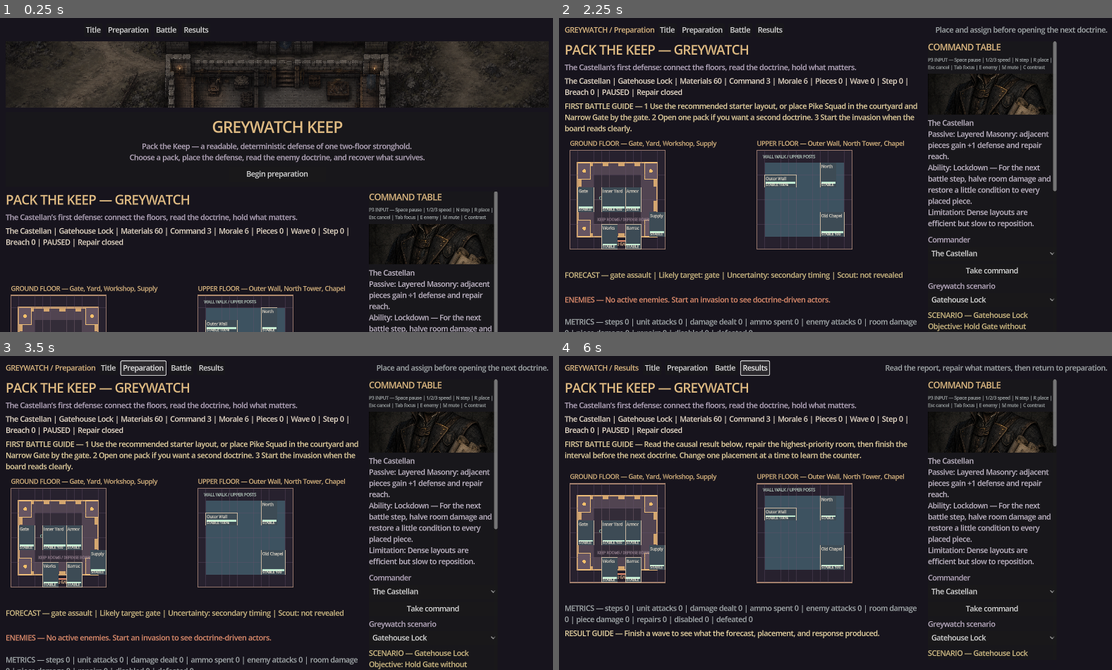
Above: before the commit, frames 1-4 (two rows, left to right).
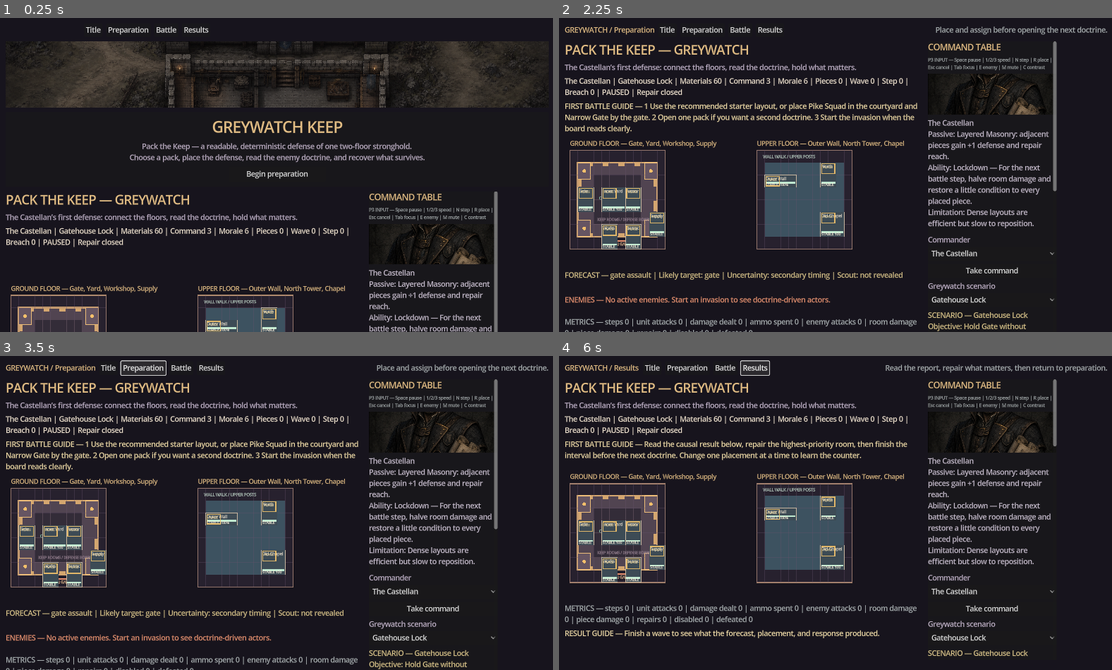
Above: after the commit, the same moments.

Repository: raphaelroshan/pack-the-keep
Game: Godot game, scene res://scenes/Main.tscn
The game is run twice, just before and just after one commit, with the same random seed, the same clock (stepped at 60 frames per second) and the same inputs.
Inputs:
- Up to frame 1 (0.25 s): no input
- Up to frame 2 (2.25 s): click "Begin preparation" at 0.5 s; click "Title" at 1.25 s; click "Begin preparation" at 2 s
- Up to frame 3 (3.5 s): click "Preparation" at 2.75 s
- Up to frame 4 (6 s): click "Battle" at 3.5 s; click "Title" at 4.25 s; click "Preparation" at 5 s; click "Results" at 5.75 s

The runs differ from the first frame. In frame 1, less than 0.1% of the frame differs, in the area x 37-50%, y 92-100%; in frame 2, 0.3%; in frame 3, 0.3%; in frame 4, 0.3%, in the area x 3-50%, y 44-68%.

Commit message:
feat: add readable fort placement boxes

Diff:
--- a/content/content_manifest.json
+++ b/content/content_manifest.json
@@ -1,7 +1,7 @@
 {
   "schema_version": 1,
   "game_id": "pack-the-keep",
-  "content_version": "0.8.2",
+  "content_version": "0.8.3",
   "campaign": {
     "title": "The Bell at Dusk",
     "premise": "A small keep is granted one season to become a refuge before a coalition of raiders, sappers, climbers, and siege beasts tests every defensive doctrine at once.",
--- a/content/gameplay_framework.json
+++ b/content/gameplay_framework.json
@@ -57,6 +57,13 @@
     "recommended_layout": "fixed_explainable_starter_placements_through_authoritative_place_piece_api",
     "combat_readability": ["newest_first_event_feed", "causal_result_metrics", "outcome_interpretation"],
     "determinism_rule": "guidance_event_feed_and_result_explanation_read_state_without_mutating_authoritative_outcomes"
+  },
+  "v083_placement_boxes": {
+    "status": "implemented",
+    "room_and_wall_slots": "each_authoritative_room_exposes_a_low_contrast_grid_aligned_recommended_box",
+    "placement_rule": "existing_floor_footprint_overlap_material_and_assignment_validation_remains_authoritative",
+    "combat_visibility": "boxes_remain_visible_without_replacing_enemy_target_health_ammo_or_breach_overlays",
+    "determinism_rule": "box_rendering_and_inspection_do_not_mutate_serialized_keep_state"
   },
   "visual_fort_initial_run": {
     "status": "implemented_procedural_fallback",
--- a/project.godot
+++ b/project.godot
@@ -6,7 +6,7 @@
 
 [application]
 config/name="Pack the Keep"
-config/version="0.8.2-testability"
+config/version="0.8.3-placement-boxes"
 run/main_scene="res://scenes/Main.tscn"
 config/features=PackedStringArray("4.3", "GL Compatibility")
 boot_splash/bg_color=Color(0.045, 0.04, 0.055, 1)
--- a/src/ui/main.gd
+++ b/src/ui/main.gd
@@ -1242,6 +1242,41 @@
 		var room: Dictionary = PackKeepState.ROOMS[room_id]
 		return Rect2(origin + Vector2(room.origin.x * CELL_X, room.origin.y * CELL_Y), Vector2(room.size.x * CELL_X, room.size.y * CELL_Y))
 
+	func _placement_box_rect(room_id: String, origin: Vector2) -> Rect2:
+		var room: Dictionary = PackKeepState.ROOMS[room_id]
+		var box_width: int = mini(2, int(room.size.x))
+		var box_height: int = mini(1, int(room.size.y))
+		var box_origin: Vector2i = room.origin
+		return Rect2(origin + Vector2(box_origin.x * CELL_X, box_origin.y * CELL_Y) + Vector2(3, 3), Vector2(box_width * CELL_X - 6, box_height * CELL_Y - 6))
+
+	func _placement_box_occupied(box: Rect2, floor_name: String, origin: Vector2) -> bool:
+		if keep == null:
+			return false
+		for instance in keep.pieces.values():
+			if String(instance.get("floor", "ground")) != floor_name:
+				continue
+			var piece_id: String = String(instance.get("piece_id", ""))
+			if not PackKeepState.PIECES.has(piece_id):
+				continue
+			var piece: Dictionary = PackKeepState.PIECES[piece_id]
+			var piece_origin: Vector2i = instance.get("origin", Vector2i.ZERO)
+			var piece_rect := Rect2(origin + Vector2(piece_origin.x * CELL_X, piece_origin.y * CELL_Y), Vector2(piece.size.x * CELL_X, piece.size.y * CELL_Y))
+			if box.intersects(piece_rect):
+				return true
+		return false
+
+	func _draw_placement_boxes(floor_name: String, origin: Vector2, outline_only: bool = false) -> void:
+		for room_id in PackKeepState.ROOMS.keys():
+			var room: Dictionary = PackKeepState.ROOMS[room_id]
+			if String(room.get("floor", "ground")) != floor_name:
+				continue
+			var box: Rect2 = _placement_box_rect(String(room_id), origin)
+			var occupied: bool = _placement_box_occupied(box, floor_name, origin)
+			var box_color := Color(0.93, 0.75, 0.42, 0.72) if not occupied else Color(0.78, 0.88, 0.71, 0.58)
+			draw_rect(box, box_color, false, 2.0)
+			if not outline_only and not occupied:
+				draw_string(ThemeDB.fallback_font, box.position + Vector2(3, 10), "PLACE", HORIZONTAL_ALIGNMENT_LEFT, -1, 7, Color(0.98, 0.88, 0.62, 0.9))
+
 	func _room_color(room_id: String) -> Color:
 		if keep == null:
 			return Color("#3b3344")
@@ -1319,6 +1354,7 @@
 			var state_text: String = keep.room_state(String(room_id)).to_upper()
 			draw_rect(Rect2(rect.position + Vector2(2, rect.size.y - 12), Vector2(maxf(4.0, (rect.size.x - 4.0) * float(condition) / 100.0), 4)), Color("#bfe8cf") if condition >= 70 else Color("#d7a35b") if condition >= 35 else Color("#d26155"), true)
 			draw_string(ThemeDB.fallback_font, rect.position + Vector2(2, rect.size.y - 3), "%s %d%%" % [state_text, condition], HORIZONTAL_ALIGNMENT_LEFT, rect.size.x - 4, 8, Color("#fff4df"))
+		_draw_placement_boxes(floor_name, origin)
 		for instance in keep.pieces.values():
 			if String(instance.get("floor", "ground")) != floor_name:
 				continue
@@ -1349,6 +1385,7 @@
 			draw_string(ThemeDB.fallback_font, piece_rect.position + Vector2(2, piece_rect.size.y - 3), zone.to_upper(), HORIZONTAL_ALIGNMENT_LEFT, piece_rect.size.x - 4, 7, Color("#201a25"))
 			if float(instance.get("condition", 0.0)) < 1.0 or not assignment.is_empty() or high_contrast_mode:
 				draw_string(ThemeDB.fallback_font, piece_rect.position + Vector2(2, piece_rect.size.y - 11), piece_status, HORIZONTAL_ALIGNMENT_LEFT, piece_rect.size.x - 4, 7, Color("#201a25"))
+		_draw_placement_boxes(floor_name, origin, true)
 
 	func _draw_piece_glyph(rect: Rect2, piece_id: String, color: Color) -> void:
 		var center: Vector2 = rect.position + Vector2(rect.size.x - 9.0, rect.size.y * 0.5 + 2.0)
--- /dev/null
+++ b/tests/test_placement_boxes.gd
@@ -0,0 +1,36 @@
+extends SceneTree
+
+const PackKeepState = preload("res://src/core/keep_state.gd")
+
+var failures: Array[String] = []
+
+func _initialize() -> void:
+	var scene: PackedScene = load("res://scenes/Main.tscn")
+	var ui: Control = scene.instantiate()
+	root.add_child(ui)
+	await process_frame
+	await process_frame
+	var canvas: Control = ui.keep_canvas
+	var before: String = JSON.stringify(ui.keep.serialize())
+	for room_id in PackKeepState.ROOMS.keys():
+		var room: Dictionary = PackKeepState.ROOMS[room_id]
+		var origin: Vector2 = canvas.MAP_ORIGIN if String(room.get("floor", "ground")) == "ground" else canvas.UPPER_ORIGIN
+		var box: Rect2 = canvas._placement_box_rect(String(room_id), origin)
+		if box.size.x <= 0.0 or box.size.y <= 0.0:
+			failures.append("placement box has no area: %s" % room_id)
+		var map_rect := Rect2(origin, canvas.MAP_SIZE)
+		if not map_rect.encloses(box):
+			failures.append("placement box is outside its floor map: %s" % room_id)
+		if canvas._placement_box_occupied(box, String(room.get("floor", "ground")), origin):
+			failures.append("empty starting room is incorrectly marked occupied: %s" % room_id)
+	if JSON.stringify(ui.keep.serialize()) != before:
+		failures.append("placement-box inspection mutated authoritative state")
+	ui.queue_free()
+	await process_frame
+	if failures.is_empty():
+		print("Placement boxes smoke: PASS")
+	else:
+		for failure in failures:
+			push_error(failure)
+		printerr("Placement boxes smoke: FAIL (%d)" % failures.size())
+	quit(0 if failures.is_empty() else 1)
Not shown, added: design/placement_boxes_reference_layout.md
Not shown, changed: docs/internal_test_release.md
Not shown, changed: scripts/verify.sh
